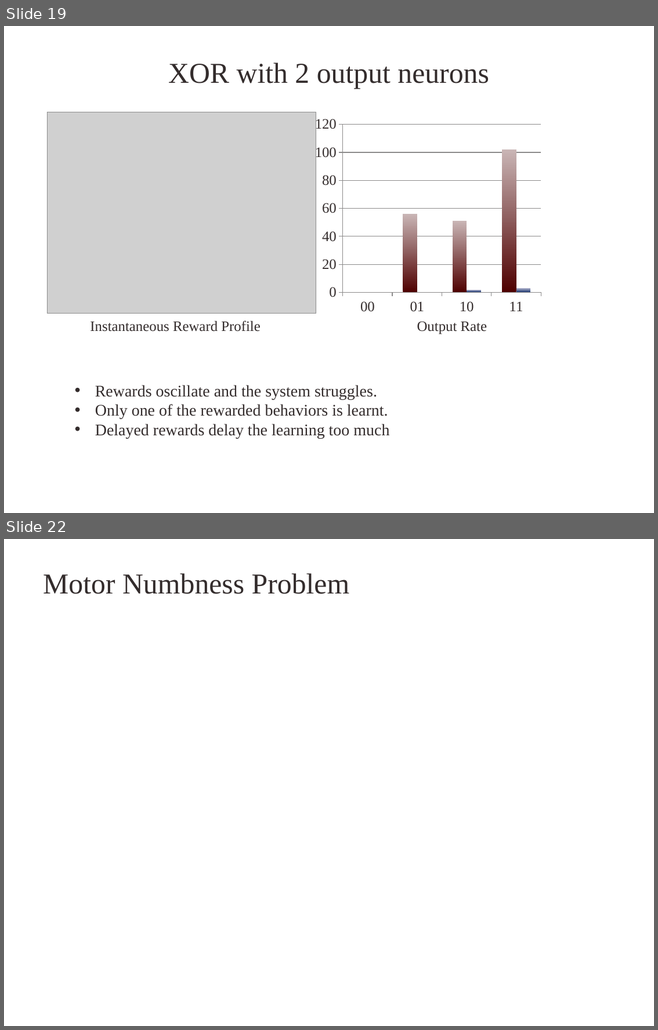
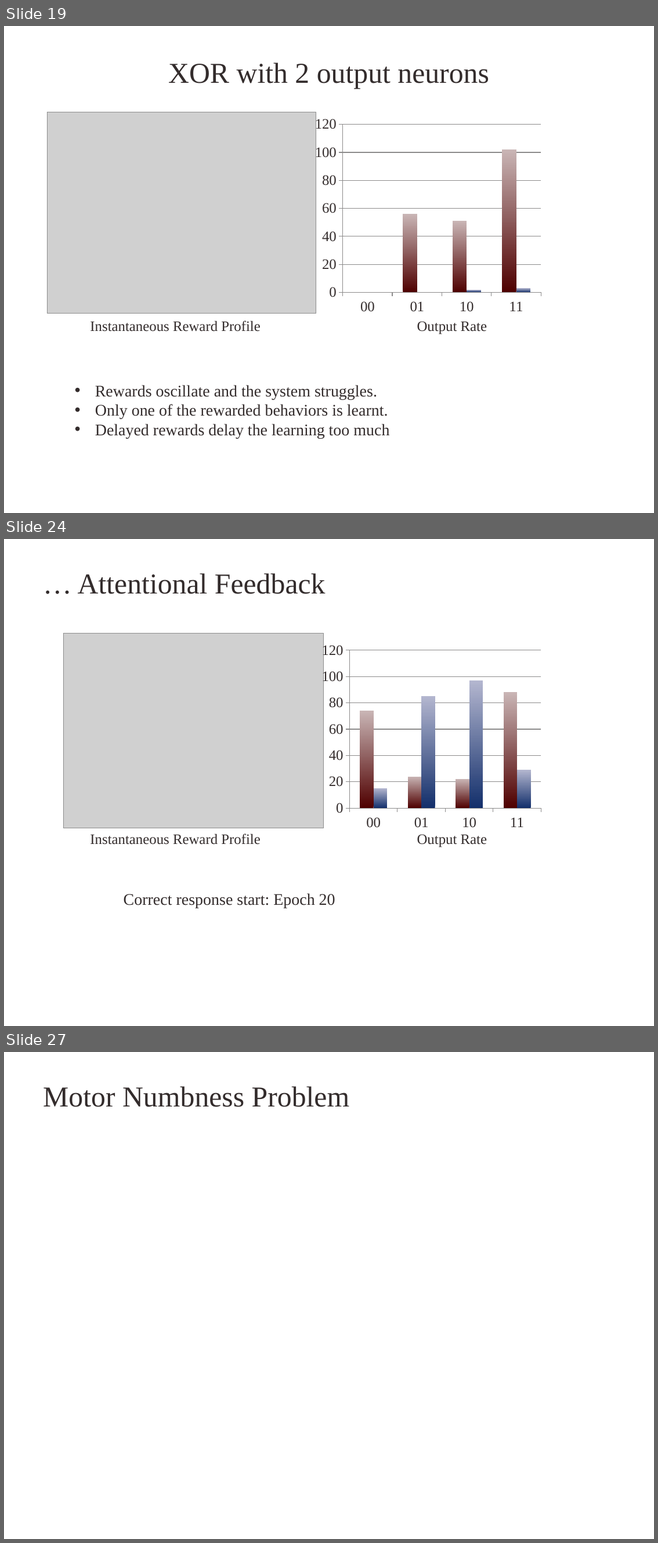
Before and after one commit to kuthulas/reinforce, a slide deck: RL.pptx. Shown one above the other, each under a label of ours: slides 19 and 22 before the commit, slides 19, 24 and 27 after it; the slides between them are not shown. The pictures are 658x1030 and 658x1543 pixels, drawn with LibreOffice and Linux fonts; fonts in the diff are those of the drawing; grey boxes stand for pictures; background and template pictures are left out. Boxes give left, top, right and bottom in pixels: in the first picture for what was removed or moved away, otherwise in the second. Text is boxed around its words. In the diff, an @@ line names an element or a change of style, - is before the commit and + after.

```diff
--- a/RL.pptx
+++ b/RL.pptx
@@ slide 24 added at (4, 539, 654, 1026), background picture (left out) @@
@@ title added at (78, 573, 325, 594), 32 pt, text #332C2C @@
+… Attentional Feedback
@@ picture added at (64, 633, 324, 828) @@
@@ column chart added at (317, 638, 545, 835) @@
+categories: 00, 01, 10, 11
+Series 1: 74, 24, 22, 88
+Series 2: 15, 85, 97, 29
@@ text added at (90, 834, 260, 845), 16 pt, text #332C2C @@
+Instantaneous Reward Profile
@@ text added at (417, 834, 487, 848), 16 pt, text #332C2C @@
+Output Rate
@@ text added at (123, 893, 335, 908), 18 pt, text #332C2C @@
+Correct response start: Epoch 20
@@ what was slide 22 is now slide 27 @@
```
Also in this commit, not shown: 6 slides changed, 4 other slides added, 5 other files.
